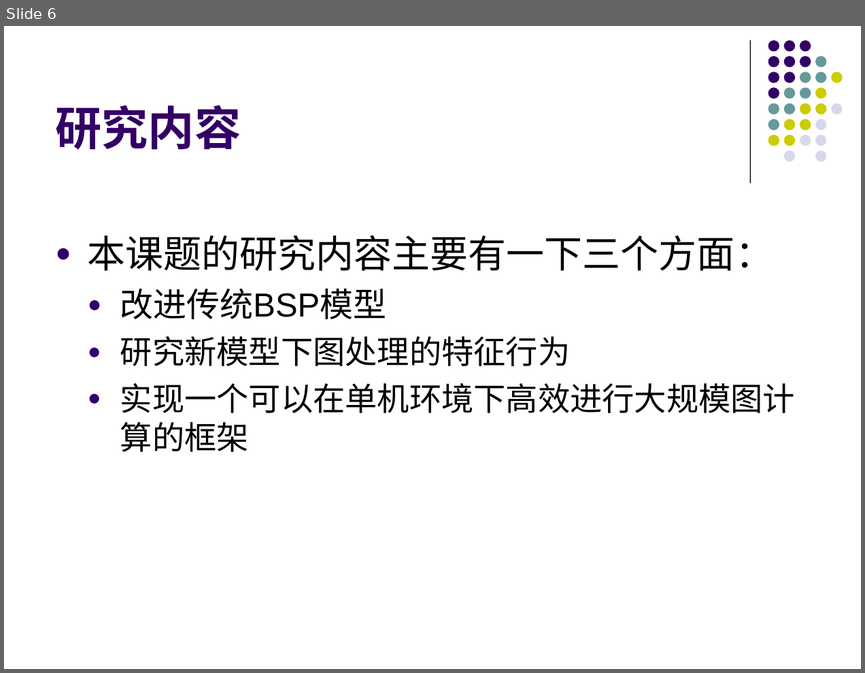
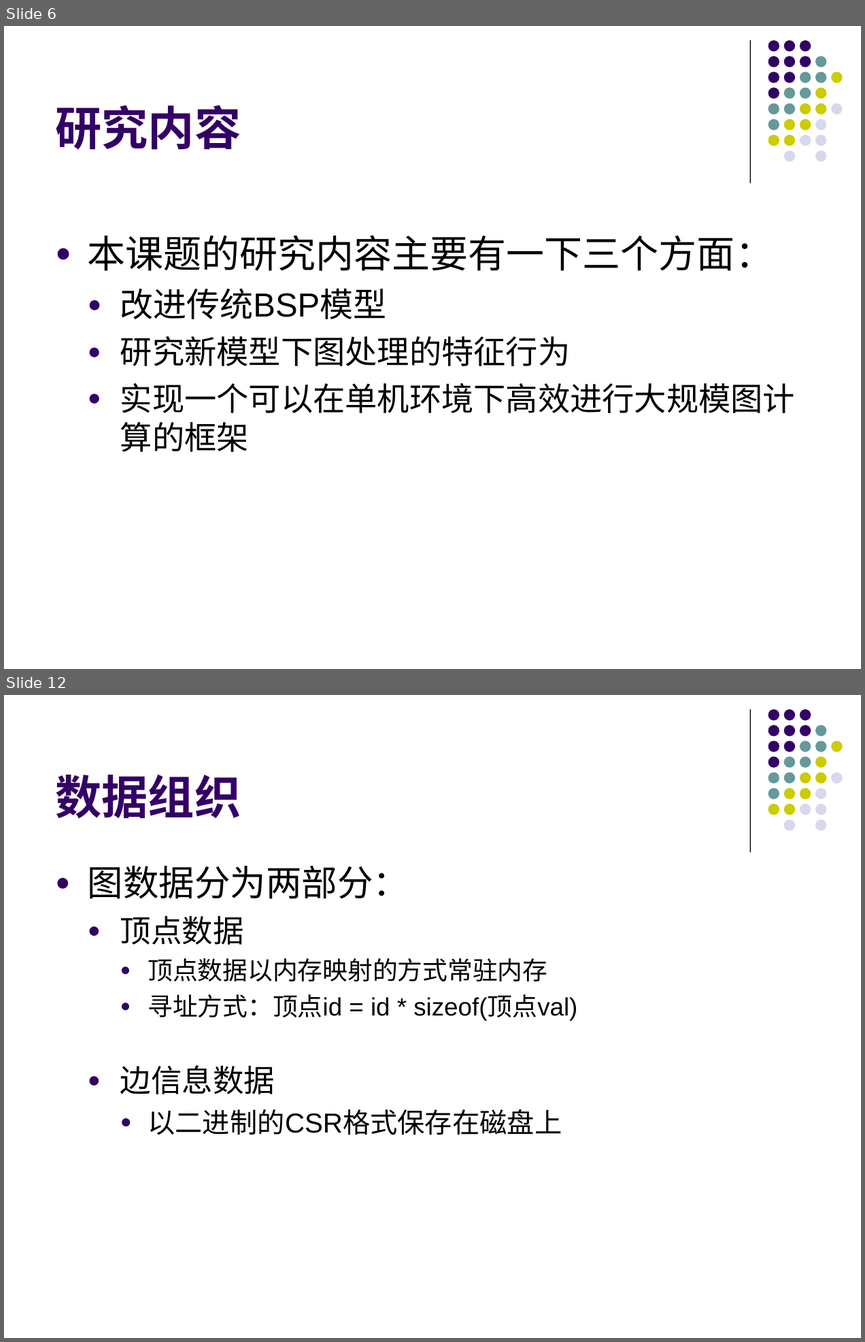
Before and after one commit to gitDangerSnake/dalunwen, a slide deck: graph.ppt. Shown one above the other, each under a label of ours: slide 6 before the commit, slides 6 and 12 after it; the slides between them are not shown. The pictures are 865x673 and 865x1342 pixels, drawn with LibreOffice and Linux fonts; fonts in the diff are those of the drawing. Boxes give left, top, right and bottom in pixels: in the first picture for what was removed or moved away, otherwise in the second. Text is boxed around its words. In the diff, an @@ line names an element or a change of style, - is before the commit and + after.

```diff
--- a/graph.ppt
+++ b/graph.ppt
@@ slide 12 added at <box>4,695,861,1338</box>, background #FFFFFF; not listed: 32 template elements that a slide beside it also shows @@
@@ title added at <box>55,775,241,818</box>, 39 pt, text #330066, bold @@
+数据组织
@@ text added at <box>88,866,577,1135</box>, 21 pt, text #000000 @@
+● 图数据分为两部分：
+  ● 顶点数据
+    ● 顶点数据以内存映射的方式常驻内存
+    ● 寻址方式：顶点id = id * sizeof(顶点val)
+  ● 边信息数据
+    ● 以二进制的CSR格式保存在磁盘上
```
Also in this commit, not shown: 5 slides changed, 17 other slides added, 9 slides removed, 10 other files.
